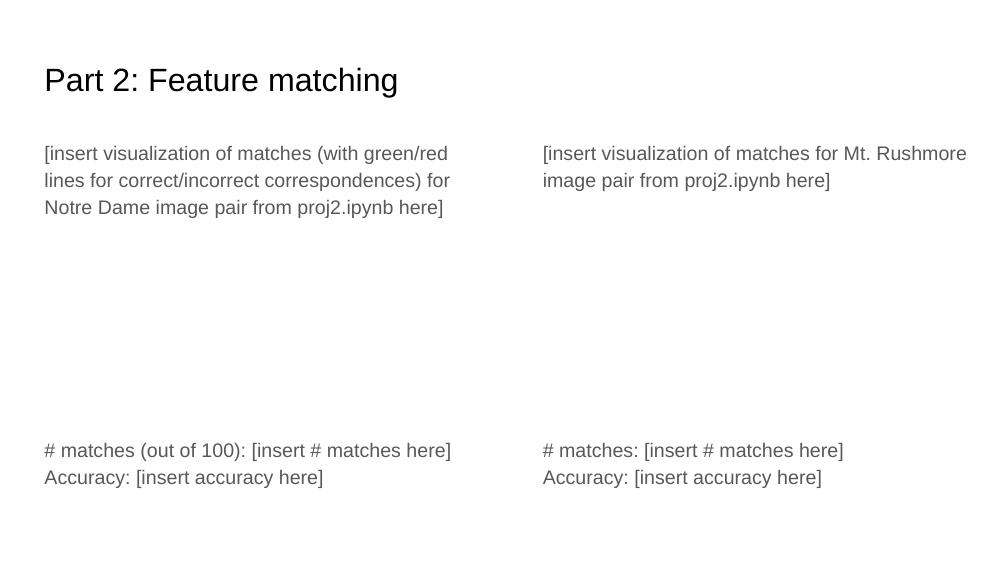
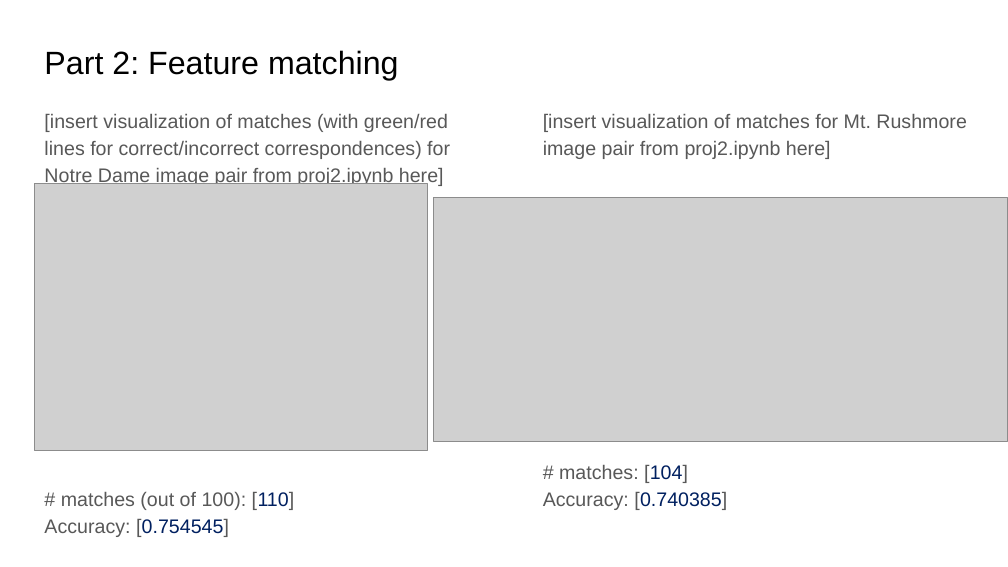
Before and after one commit to aashutoshav/Computer-Vision-Project-2, a slide deck: slide 10 of docs/proj2_report.pptx. Drawn at 1008x567 pixels with LibreOffice and Linux fonts; fonts in the diff are those of the drawing; grey boxes stand for pictures. Boxes give left, top, right and bottom in pixels: in the first picture for what was removed or moved away, otherwise in the second. Text is boxed around its words. In the diff, an @@ line names an element or a change of style, - is before the commit and + after.

Commit message:
experiments with other images

```diff
--- a/docs/proj2_report.pptx
+++ b/docs/proj2_report.pptx
@@ title "Part 2: Feature matching": place and size @@
-title "Part 2: Feature matching" at (44,67,399,97)
+title "Part 2: Feature matching" at (44,50,399,80)
@@ text "[insert visualization of matches (with ...": place and size @@
-text "[insert visualization of matches (with ..." at (44,146,451,488)
+text "[insert visualization of matches (with ..." at (44,114,450,537)
@@ text "[insert visualization of matches for ...": place and size @@
-text "[insert visualization of matches for ..." at (543,146,967,488)
+text "[insert visualization of matches for ..." at (543,114,967,510)
@@ picture added at (34,183,427,451) @@
@@ picture added at (433,198,1008,442) @@
@@ text at (543,465,727,510): text changed @@
-# matches: [insert # matches here]
-Accuracy: [insert accuracy here]
+# matches: [104]
+Accuracy: [0.740385]
@@ text at (44,492,295,537): text changed @@
-# matches (out of 100): [insert # matches here]
-Accuracy: [insert accuracy here]
+# matches (out of 100): [110]
+Accuracy: [0.754545]
```
Also in this commit, not shown: 13 other slides changed, 8 other files.
